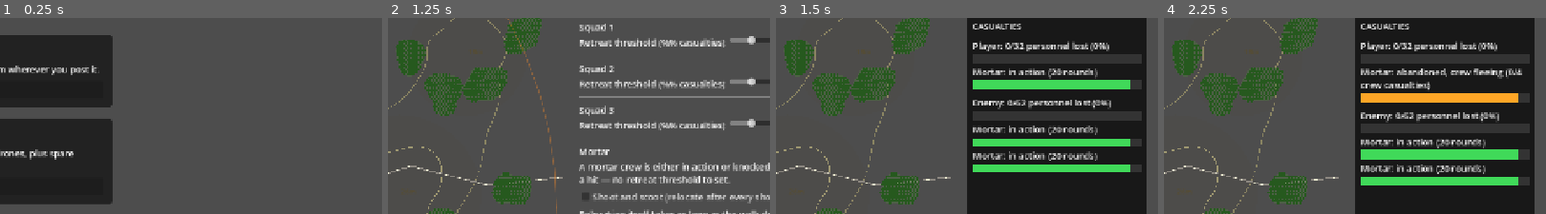
Above: before the commit, frames 1-4 (left to right).
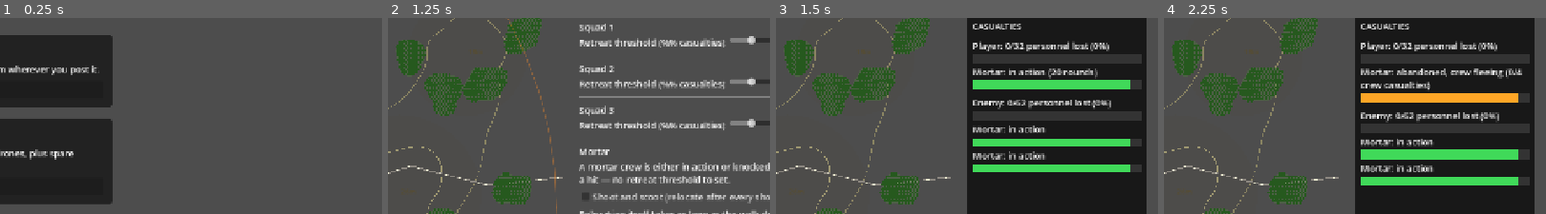
Above: after the commit, the same moments.

Repository: verybadcat/Drones
Game: Godot game, scene res://scenes/Main.tscn
Two runs of this game, one before a commit and one after it. Both use one fixed random seed, a clock stepped at 60 frames per second and the inputs below.
Inputs:
- Up to frame 1 (0.25 s): no input
- Up to frame 2 (1.25 s): click "Choose" at 0.5 s
- Up to frame 3 (1.5 s): click "Start Battle" at 1.25 s
- Up to frame 4 (2.25 s): click "Order General Retreat" at 2 s
The pictures show only the part of the screen within x 50-100%, y 10-60%; the shares and areas given below are measured in that part.

Frames 1-2 are identical in both runs. In frame 3, 0.7% of the frame differs, in the area x 71-85%, y 54-73%; in frame 4, 0.7%, in the area x 71-85%, y 61-80%.

Commit message:
Mortar ammo conservation becomes a sliding scale; enemy logistics hidden from player
Replaces the hard 5-round reserve with continuous scarcity x urgency
factors that combine into a genuine hold-fire probability, factoring in
whether resupply is already known to be imminent. Adds a live resupply
status readout next to each mortar's round count in the sidebar.

Also closes a fog-of-war leak: the enemy's mortar ammo count and resupply
ETA were being narrated in the combat log and shown on the dashboard the
same as the player's own, even though a player-side observer would have
no way to know that about the opposing crew. The mechanic still runs
identically and fully for the enemy internally — only the narration to
the player is now gated to the player's own side.

Co-Authored-By: Claude Sonnet 5 <noreply@anthropic.com>

Diff:
--- a/scripts/battle_manager.gd
+++ b/scripts/battle_manager.gd
@@ -633,6 +633,18 @@
 	return _player_resupply_point if team == Unit.Team.PLAYER else _enemy_resupply_point
 
 
+## The whole resupply pipeline (requests, ETA warnings, arrivals, failures,
+## the physical fetch trip) runs identically for both sides' mortars — but
+## none of it is something the PLAYER's own side would actually know about
+## an opposing crew's ammunition or logistics. Every combat_log call in
+## this pipeline is gated on this, and CasualtyDashboard's own enemy mortar
+## row shows only "in action," never a round count or resupply status —
+## the mechanic is fully real and functional for the enemy either way, it's
+## simply never narrated to the player.
+func _should_narrate_mortar_logistics(mortar: Unit) -> bool:
+	return mortar.team == Unit.Team.PLAYER
+
+
 ## Sticky — see _player_sighted_enemy/_enemy_sighted_enemy's own doc
 ## comment. Called every tick; only ever flips false to true, never back.
 func _update_sighting_flags() -> void:
@@ -688,7 +700,8 @@
 		"wave_resolved": [false, false],
 		"rounds_waiting": 0,
 	}
-	combat_log.log_mortar_resupply_requested(mortar)
+	if _should_narrate_mortar_logistics(mortar):
+		combat_log.log_mortar_resupply_requested(mortar)
 	return true
 
 
@@ -710,14 +723,17 @@
 				continue
 			if not warned[i] and scenario_elapsed_time >= warnings[i]:
 				warned[i] = true
-				combat_log.log_mortar_resupply_eta_warning(m)
+				if _should_narrate_mortar_logistics(m):
+					combat_log.log_mortar_resupply_eta_warning(m)
 			if scenario_elapsed_time >= arrivals[i]:
 				resolved[i] = true
 				if randf() < GameConfig.MORTAR_RESUPPLY_FAILURE_CHANCE:
-					combat_log.log_mortar_resupply_failed(m)
+					if _should_narrate_mortar_logistics(m):
+						combat_log.log_mortar_resupply_failed(m)
 				else:
 					record.rounds_waiting = int(record.rounds_waiting) + GameConfig.MORTAR_RESUPPLY_ROUNDS
-					combat_log.log_mortar_resupply_arrived(m, GameConfig.MORTAR_RESUPPLY_ROUNDS)
+					if _should_narrate_mortar_logistics(m):
+						combat_log.log_mortar_resupply_arrived(m, GameConfig.MORTAR_RESUPPLY_ROUNDS)
 		record.wave_warned = warned
 		record.wave_resolved = resolved
 		_mortar_resupply[m] = record
@@ -778,7 +794,8 @@
 	m.move_queue.clear()
 	m.move_speed = GameConfig.MORTAR_RELOCATE_SPEED
 	m.movement_predictable = false
-	combat_log.log_mortar_resupply_departing(m)
+	if _should_narrate_mortar_logistics(m):
+		combat_log.log_mortar_resupply_departing(m)
 
 
 ## Advances a mortar already en route (see _start_mortar_resupply_trip) —
@@ -798,7 +815,8 @@
 		if not record.is_empty():
 			record.rounds_waiting = 0
 			_mortar_resupply[m] = record
-		combat_log.log_mortar_resupply_collected(m, rounds)
+		if _should_narrate_mortar_logistics(m):
+			combat_log.log_mortar_resupply_collected(m, rounds)
 		trip.phase = "returning"
 		_mortar_resupply_trip[m] = trip
 		m.move_target = trip.origin
@@ -2643,47 +2661,85 @@
 		return mortar_candidates[randi() % mortar_candidates.size()]
 	if unit.kind == Unit.Kind.MORTAR:
 		# Limited ammunition means a real choice, not just "shoot whatever's
-		# best": once down to GameConfig.MORTAR_AMMO_RESERVE_FOR_COUNTER_
-		# BATTERY rounds or fewer, hold them back for an enemy mortar
-		# specifically (which — see just above — always wins target
-		# priority outright regardless of ammo) rather than spending them on
-		# a squad. A firm floor, not a probabilistic tendency, matching how
-		# the request itself frames this as real policy: "if an enemy
-		# mortar is out there, it is important to have ammunition to shoot
-		# at it." — UNLESS resupply is already known to be imminent (see
-		# _mortar_resupply_imminent): hoarding the last few rounds makes no
-		# sense when more are already on the way, so a squad target that
-		# would otherwise be declined to protect the reserve is fair game
-		# again, "assuming targets are available" — this doesn't force
-		# firing, it just stops holding back.
-		if unit.mortar_rounds_remaining <= GameConfig.MORTAR_AMMO_RESERVE_FOR_COUNTER_BATTERY and not _mortar_resupply_imminent(unit):
+		# best" — but "ammo is not a consideration when shooting at an enemy
+		# mortar, that shot should be taken; it's only a consideration when
+		# shooting at squads" is exactly why this only runs once mortar_
+		# candidates (above) is already known empty. A genuine sliding-scale
+		# PROBABILITY of holding fire on a squad target, not a hard
+		# threshold — "five shots remaining should never be a magical
+		# number" — combining how scarce ammo already is
+		# (_mortar_ammo_scarcity) with how soon resupply is actually
+		# expected (_mortar_resupply_urgency): a full load never hesitates
+		# regardless of urgency, an empty-handed mortar with nothing coming
+		# holds almost every time, and relief expected soon makes firing
+		# more attractive even while genuinely low. See GameConfig.
+		# MORTAR_RESUPPLY_URGENCY_HORIZON_MINUTES for the full reasoning.
+		var scarcity: float = _mortar_ammo_scarcity(unit)
+		var urgency: float = _mortar_resupply_urgency(unit)
+		var hold_fire_chance: float = scarcity * (1.0 - urgency)
+		if randf() < hold_fire_chance:
 			return null
 		return _weighted_mortar_target_pick(unit, candidates)
 	return candidates[randi() % candidates.size()]
 
 
-## True once this mortar's own pending resupply is either already sitting,
-## collected or not, at its resupply point (rounds_waiting > 0) or has had
-## its "roughly 15 minutes out" ETA warning fire for a wave that hasn't
-## resolved yet — either way, real rounds are genuinely expected soon, not
-## just requested-and-who-knows-when. Drives _pick_target's own ammo-
-## reserve conservation: "if resupply is known to be coming soon, that is a
-## reason to use up one's remaining ammo before collecting the resupply,
-## assuming targets are available" — there's no reason to hoard the last
-## few rounds against a hypothetical future mortar sighting when relief is
-## already on its way regardless.
-func _mortar_resupply_imminent(mortar: Unit) -> bool:
+## 0.0 (nothing pending, or the soonest still-unresolved wave is still
+## GameConfig.MORTAR_RESUPPLY_URGENCY_HORIZON_MINUTES or more away) to 1.0
+## (rounds already sitting at the resupply point, awaiting pickup — as
+## urgent/certain as it gets short of already being in the tube), ramping
+## linearly as the soonest still-unresolved wave's actual arrival time
+## approaches. Drives _pick_target's own sliding-scale ammo conservation —
+## see GameConfig.MORTAR_RESUPPLY_URGENCY_HORIZON_MINUTES's own comment for
+## the full reasoning. Also the source for CasualtyDashboard's live
+## "resupply ~Nm out" / "ready for pickup" readout (see mortar_resupply_status).
+func _mortar_resupply_urgency(mortar: Unit) -> float:
 	var record: Dictionary = _mortar_resupply.get(mortar, {})
 	if record.is_empty():
-		return false
+		return 0.0
 	if int(record.get("rounds_waiting", 0)) > 0:
-		return true
-	var warned: Array = record.get("wave_warned", [])
+		return 1.0
+	var arrivals: Array = record.get("wave_arrival_times", [])
 	var resolved: Array = record.get("wave_resolved", [])
-	for i in warned.size():
-		if warned[i] and not resolved[i]:
-			return true
-	return false
+	var soonest: float = INF
+	for i in arrivals.size():
+		if not resolved[i]:
+			soonest = min(soonest, float(arrivals[i]))
+	if is_inf(soonest):
+		return 0.0
+	var minutes_left: float = max(soonest - scenario_elapsed_time, 0.0) / 60.0
+	return clamp(1.0 - minutes_left / GameConfig.MORTAR_RESUPPLY_URGENCY_HORIZON_MINUTES, 0.0, 1.0)
+
+
+## How much this mortar's own remaining ammo, on its own (independent of
+## any resupply timing), argues for holding back a squad shot — see
+## GameConfig.MORTAR_RESUPPLY_URGENCY_HORIZON_MINUTES's own comment for the
+## full reasoning. 0.0 at a full GameConfig.MORTAR_STARTING_AMMO load
+## (spend freely), ramping linearly to 1.0 as rounds approach zero.
+func _mortar_ammo_scarcity(mortar: Unit) -> float:
+	return clamp(1.0 - float(mortar.mortar_rounds_remaining) / float(GameConfig.MORTAR_STARTING_AMMO), 0.0, 1.0)
+
+
+## Public accessor for CasualtyDashboard's live per-mortar readout — never
+## reveals the true underlying arrival time as some kind of privileged
+## knowledge the player shouldn't have (this IS the player's own mortar's
+## status board, not the enemy's), just a friendly summary of the same
+## state _mortar_resupply_urgency already computes from.
+func mortar_resupply_status(mortar: Unit) -> Dictionary:
+	var record: Dictionary = _mortar_resupply.get(mortar, {})
+	if record.is_empty():
+		return {"pending": false}
+	if int(record.get("rounds_waiting", 0)) > 0:
+		return {"pending": true, "ready_for_pickup": true}
+	var arrivals: Array = record.get("wave_arrival_times", [])
+	var resolved: Array = record.get("wave_resolved", [])
+	var soonest: float = INF
+	for i in arrivals.size():
+		if not resolved[i]:
+			soonest = min(soonest, float(arrivals[i]))
+	if is_inf(soonest):
+		return {"pending": false}
+	var minutes_left: float = max(soonest - scenario_elapsed_time, 0.0) / 60.0
+	return {"pending": true, "ready_for_pickup": false, "minutes_until_next": minutes_left}
 
 
 ## How much a MORTAR would value firing on `target` right now — see
--- a/scripts/casualty_dashboard.gd
+++ b/scripts/casualty_dashboard.gd
@@ -184,7 +184,9 @@
 func _mortar_status_text(u: Unit) -> String:
 	match u.state:
 		Unit.State.ACTIVE:
-			return "in action (%d rounds)" % u.mortar_rounds_remaining
+			if u.team != Unit.Team.PLAYER:
+				return "in action"
+			return "in action (%d rounds%s)" % [u.mortar_rounds_remaining, _resupply_status_suffix(u)]
 		Unit.State.RETREATING:
 			return "abandoned, crew fleeing (%d/%d crew casualties)" % [u.crew_casualties, u.crew_size]
 		Unit.State.WITHDRAWN:
@@ -192,6 +194,21 @@
 		Unit.State.DESTROYED:
 			return "destroyed (%d/%d crew casualties)" % [u.crew_casualties, u.crew_size]
 	return ""
+
+
+## Right next to the rounds count, per the request — the same live status
+## (BattleManager.mortar_resupply_status) that drives the actual sliding-
+## scale hold-fire decision (_mortar_resupply_urgency), so what the player
+## sees here always matches why the mortar is or isn't holding fire on a
+## squad right now. Empty string (no suffix at all) when nothing's pending,
+## so a mortar that's never requested resupply doesn't clutter its own row.
+func _resupply_status_suffix(u: Unit) -> String:
+	var status: Dictionary = battle_manager.mortar_resupply_status(u)
+	if not status.pending:
+		return ""
+	if status.ready_for_pickup:
+		return ", resupply ready for pickup"
+	return ", resupply ~%dm out" % int(round(float(status.minutes_until_next)))
 
 
 ## Airframe (airborne/inbound/ready/swapping/grounded/lost) and battery
--- a/scripts/game_config.gd
+++ b/scripts/game_config.gd
@@ -804,14 +804,27 @@
 const MORTAR_RESUPPLY_ETA_WARNING_MEDIAN: float = 15.0 * 60.0 # tactical seconds
 const MORTAR_RESUPPLY_ETA_WARNING_SIGMA: float = 0.35
 
-# Once a mortar's remaining rounds drop to this many or fewer, it holds
-# them back for an enemy mortar specifically (which always wins target
-# priority anyway — see BattleManager._pick_target) rather than spending
-# them on a squad target — "if an enemy mortar is out there, it is
-# important to have ammunition to shoot at it." A firm floor, not a
-# probabilistic tendency: the request frames this as a real policy, not a
-# vague preference.
-const MORTAR_AMMO_RESERVE_FOR_COUNTER_BATTERY: int = 5
+# Whether to hold fire on a SQUAD target to conserve ammunition (an enemy
+# mortar target is never subject to this at all — see BattleManager.
+# _pick_target — "that shot should always be taken") is a genuine sliding
+# scale, not a hard cutoff: "five shots remaining should never be a magical
+# number." Two independent factors, both continuous, combine into one
+# hold-fire PROBABILITY (see BattleManager._pick_target/_mortar_ammo_
+# scarcity/_mortar_resupply_urgency) rather than a deterministic rule:
+#   - SCARCITY: how much of a full load is left. 0 at a full
+#     MORTAR_STARTING_AMMO load (no inclination to hold at all), ramping
+#     linearly up to 1 as rounds approach zero — "the less ammo is left,
+#     the greater the inclination to hold some."
+#   - URGENCY: how soon resupply is actually expected. 0 with nothing
+#     pending or still MORTAR_RESUPPLY_URGENCY_HORIZON_MINUTES or more
+#     away, ramping linearly up to 1 as the soonest still-unresolved wave's
+#     arrival approaches (or already-arrived-but-uncollected rounds sitting
+#     at the resupply point, which count as maximally urgent) — "the sooner
+#     resupply is expected, the more willing one should be to fire."
+# The actual hold-fire chance is scarcity * (1 - urgency): full ammo never
+# hesitates regardless of urgency; empty-handed with nothing coming holds
+# almost every time; anywhere in between genuinely slides with both.
+const MORTAR_RESUPPLY_URGENCY_HORIZON_MINUTES: float = 30.0
 
 ## Log-normal sample with the given MEDIAN (not mean) and log-space SIGMA —
 ## shared by both resupply-wave delays and the ETA-warning threshold so
Not shown, changed: docs/designs/tactical-commander-doctrine.md
